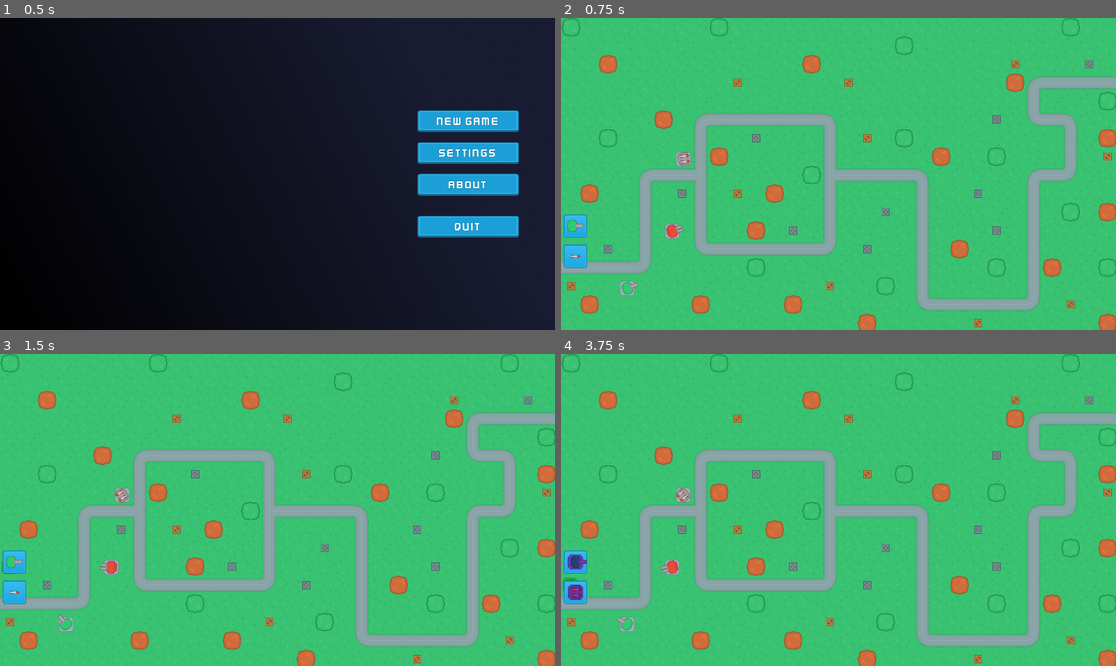
Above: before the commit, frames 1-4 (two rows, left to right).
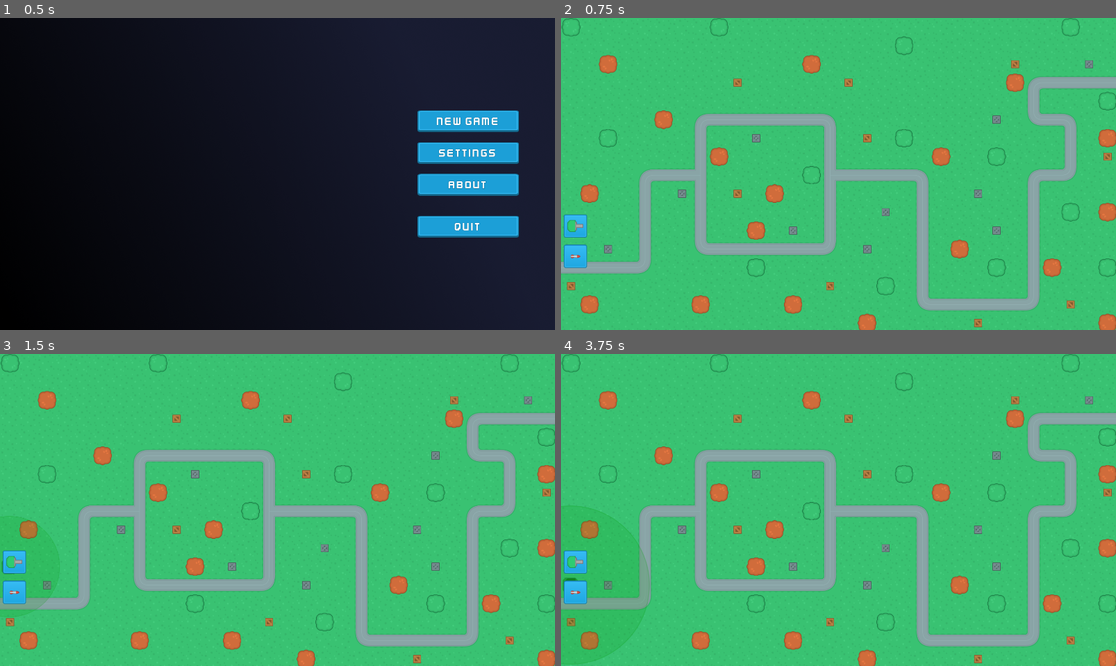
Above: after the commit, the same moments.

Repository: Adrian2422/tower-defence
Game: Godot game, scene res://scene_handler.tscn
Two runs of this game, one before a commit and one after it. Both use one fixed random seed, a clock stepped at 60 frames per second and the inputs below.
Inputs (mouse positions are in pixels of both pictures, inside the frame that each line leads up to):
- Up to frame 1 (0.5 s): no input
- Up to frame 2 (0.75 s): click "New game" at 0.5 s
- Up to frame 3 (1.5 s): click (16, 563) at 1.25 s
- Up to frame 4 (3.75 s): click (577, 591) at 2 s; click (577, 563) at 2.75 s; click (577, 591) at 3.5 s

Frame 1 is identical in both runs. In frame 2, 0.4% of the frame differs, in the area x 10-24%, y 42-90%; in frame 3, 0.7%; in frame 4, 1.6%, in the area x 0-24%, y 42-100%.

Commit message:
feat: range indicator and game data globals

Diff:
--- a/Assets/Environment/Tilesets/terrain_tiles.tres
+++ b/Assets/Environment/Tilesets/terrain_tiles.tres
@@ -1,10 +1,11 @@
-[gd_resource type="TileSet" load_steps=11 format=3 uid="uid://b2ck832pagtrd"]
+[gd_resource type="TileSet" load_steps=13 format=3 uid="uid://b2ck832pagtrd"]
 
 [ext_resource type="Texture2D" uid="uid://b8timwkb5jfpq" path="res://Assets/Environment/Tilesets/terrainTiles_default.png" id="1_304nj"]
 [ext_resource type="Texture2D" uid="uid://cghd17fyuwvw7" path="res://Assets/Environment/Props/crateMetal.png" id="2_arqje"]
 [ext_resource type="Texture2D" uid="uid://u8xnmc8f63j4" path="res://Assets/Environment/Props/crateWood.png" id="3_5nfy8"]
 [ext_resource type="Texture2D" uid="uid://65313gij1pqe" path="res://Assets/Environment/Props/treeBrown_large.png" id="4_m1nhe"]
 [ext_resource type="Texture2D" uid="uid://bgc4l1n5i74wf" path="res://Assets/Environment/Props/treeGreen_large.png" id="5_2xyjy"]
+[ext_resource type="Texture2D" uid="uid://ig84vr3wvl5c" path="res://Assets/Environment/Tilesets/obstructed.png" id="6_30ewc"]
 
 [sub_resource type="TileSetAtlasSource" id="TileSetAtlasSource_3y2p0"]
 texture = ExtResource("1_304nj")
@@ -247,6 +248,12 @@
 texture_region_size = Vector2i(64, 64)
 0:0/0 = 0
 
+[sub_resource type="TileSetAtlasSource" id="TileSetAtlasSource_e4hos"]
+texture = ExtResource("6_30ewc")
+texture_region_size = Vector2i(64, 64)
+1:0/0 = 0
+1:0/0/terrain_set = 0
+
 [resource]
 tile_size = Vector2i(64, 64)
 terrain_set_0/mode = 0
@@ -261,3 +268,4 @@
 sources/2 = SubResource("TileSetAtlasSource_liybw")
 sources/3 = SubResource("TileSetAtlasSource_mrcv2")
 sources/4 = SubResource("TileSetAtlasSource_dmk47")
+sources/5 = SubResource("TileSetAtlasSource_e4hos")
--- a/Scenes/MainScenes/UI.gd
+++ b/Scenes/MainScenes/UI.gd
@@ -1,13 +1,22 @@
 extends CanvasLayer
-
 
 func set_tower_preview(tower_type, mouse_position):
 	var drag_tower: Node = load("res://Scenes/Turrets/" + tower_type + ".tscn").instantiate()
 	drag_tower.is_rotation_locked = true
 	drag_tower.set_name("DragTower")
 	drag_tower.modulate = Color("ad54ff")
+
+	var range_texture = Sprite2D.new()
+	range_texture.set_name("RangeIndicator")
+	var scaling = GameData.tower_data[tower_type]["range"] / 600.0
+	range_texture.scale = Vector2(scaling, scaling)
+	var texture = load("res://Assets/UI/range_overlay.png")
+	range_texture.texture = texture
+	range_texture.modulate = Color("ad54ff")
+
 	var control = Control.new()
 	control.add_child(drag_tower, true)
+	control.add_child(range_texture, true)
 	control.set_position(mouse_position)
 	control.set_name("TowerPreview")
 	add_child(control, true)
@@ -17,3 +26,4 @@
 	get_node("TowerPreview").set_position(new_position)
 	if get_node("TowerPreview/DragTower").modulate != Color(color):
 		get_node("TowerPreview/DragTower").modulate = Color(color)
+		get_node("TowerPreview/RangeIndicator").modulate = Color(color)
--- a/Scenes/MainScenes/game_scene.gd
+++ b/Scenes/MainScenes/game_scene.gd
@@ -4,6 +4,7 @@
 
 var build_mode: bool  = false
 var build_valid: bool = false
+var build_tile
 var build_location
 var build_type
 
@@ -24,6 +25,9 @@
 		cancel_build_mode()
 
 func initiate_build_mode(tower_type):
+	if build_mode:
+		cancel_build_mode()
+
 	build_type = tower_type + "T1"
 	build_mode = true
 	get_node("UI").set_tower_preview(build_type, get_global_mouse_position())
@@ -31,25 +35,26 @@
 func update_tower_preview():
 	var mouse_position: Vector2 = get_global_mouse_position()
 	var current_tile = map_node.get_node("TowerExclusion").local_to_map(mouse_position)
-	var title_position = map_node.get_node("TowerExclusion").map_to_local(current_tile)
+	var tile_position = map_node.get_node("TowerExclusion").map_to_local(current_tile)
 
-	if map_node.get_node("TowerExclusion").get_cell_source_id(0, current_tile):
-		get_node("UI").update_tower_preview(title_position, "15cf0070")
+	if map_node.get_node("TowerExclusion").get_cell_source_id(0, current_tile) == -1:
+		get_node("UI").update_tower_preview(tile_position, "039c0870")
 		build_valid = true
-		build_location = title_position
-
+		build_location = tile_position
+		build_tile = current_tile
 	else:
-		get_node("UI").update_tower_preview(title_position, "cf000070")
+		get_node("UI").update_tower_preview(tile_position, "cf000070")
 		build_valid = false
 
 
 func cancel_build_mode():
 	build_mode = false
 	build_valid = false
-	get_node("UI/TowerPreview").queue_free()
+	get_node("UI/TowerPreview").free()
 
 func verify_and_build():
 	if build_valid:
 		var new_tower: Node = load("res://Scenes/Turrets/" + build_type + ".tscn").instantiate()
 		new_tower.position = build_location
 		map_node.get_node("Turrets").add_child(new_tower, true)
+		map_node.get_node("TowerExclusion").set_cell(0, build_tile, 5, Vector2i(1, -0))
--- a/Scenes/Maps/map_1.tscn
+++ b/Scenes/Maps/map_1.tscn
@@ -1,9 +1,6 @@
-[gd_scene load_steps=5 format=3 uid="uid://cgqk207erfqyy"]
+[gd_scene load_steps=2 format=3 uid="uid://cgqk207erfqyy"]
 
 [ext_resource type="TileSet" uid="uid://b2ck832pagtrd" path="res://Assets/Environment/Tilesets/terrain_tiles.tres" id="1_qubdq"]
-[ext_resource type="PackedScene" uid="uid://b50xhlf03cebc" path="res://Scenes/Turrets/GunT1.tscn" id="6_3evnv"]
-[ext_resource type="PackedScene" uid="uid://drqfmwdwam31a" path="res://Scenes/Turrets/GunT2.tscn" id="7_tcbj5"]
-[ext_resource type="PackedScene" uid="uid://b4fkai66dfxhy" path="res://Scenes/Turrets/MissileT1.tscn" id="8_w5aps"]
 
 [node name="Map1" type="Node2D"]
 
@@ -19,12 +16,3 @@
 layer_0/tile_data = PackedInt32Array(917502, 131072, 0, 917503, 131072, 0, 851968, 131072, 0, 851969, 131072, 0, 851970 …(2177 unchanged characters)…
 
 [node name="Turrets" type="Node2D" parent="."]
-
-[node name="GunT1" parent="Turrets" instance=ExtResource("6_3evnv")]
-position = Vector2(229, 936)
-
-[node name="GunT2" parent="Turrets" instance=ExtResource("7_tcbj5")]
-position = Vector2(385, 738)
-
-[node name="MissileT1" parent="Turrets" instance=ExtResource("8_w5aps")]
-position = Vector2(423, 488)
--- /dev/null
+++ b/Singletons/game_data.gd
@@ -0,0 +1,15 @@
+extends Node
+
+
+var tower_data = {
+	"GunT1": {
+		"damage": 20,
+		"rof": 1,
+		"range": 350
+	},
+	"MissileT1": {
+		"damage": 100,
+		"rof": 3,
+		"range": 550
+	}
+}
--- a/project.godot
+++ b/project.godot
@@ -14,6 +14,10 @@
 run/main_scene="res://scene_handler.tscn"
 config/features=PackedStringArray("4.2", "Forward Plus")
 config/icon="res://icon.svg"
+
+[autoload]
+
+GameData="*res://Singletons/game_data.gd"
 
 [display]
 
Binary file added: Assets/Environment/Tilesets/obstructed.png
Not shown, added: Assets/Environment/Tilesets/obstructed.png.import
Binary file added: Assets/UI/range_overlay.png
Not shown, added: Assets/UI/range_overlay.png.import
